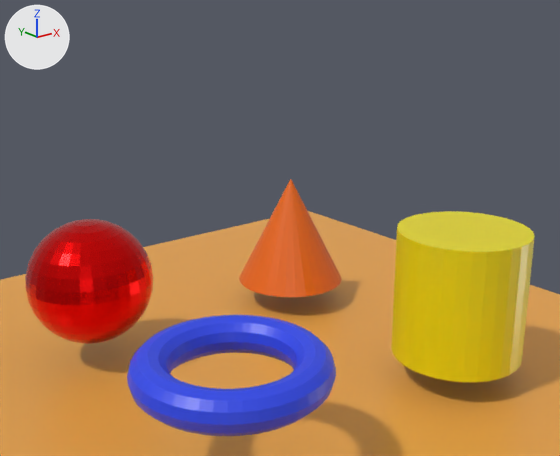
What one commit did to the glTF model Models/shapes.glb.
Camera for both pictures: a 50 mm lens placed at (-6.97, -9.16, 5.87), pointed at (-0.06, -0.53, 2.41). The axes (+X, +Y, +Z) are drawn at upper left. The lights are the same throughout. Where no turn or scale is listed for an object, it has been applied to the vertices.
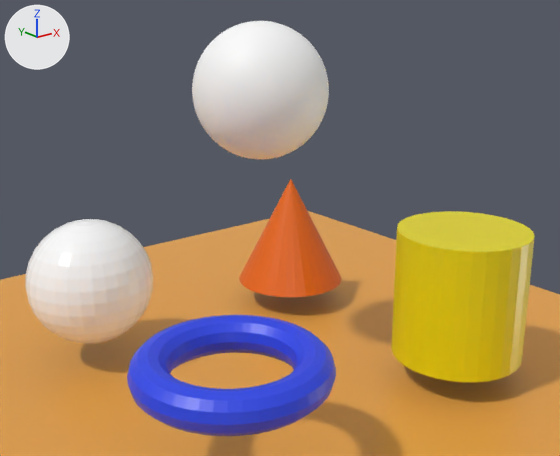
Edits to the scene script, one JSON object a line:
```json
{"op": "set", "path": "mat_red_002.metallic", "old": "0.91", "new": "0.0"}
{"op": "set", "path": "mat_red_002.base_color", "old": "(0.8, 0.0015, 0.00186)", "new": "(1.0, 1.0, 1.0)", "note": "red #e70506 -> white #ffffff"}
{"op": "add", "block": "mat_material", "code": ["mat_material = principled_material('Material')", "mat_material.base_color = (1.0, 1.0, 1.0)  # white #ffffff"]}
{"op": "add", "block": "me_icosphere", "code": ["me_icosphere = bpy.data.meshes.new('Icosphere')", "me_icosphere.from_pydata(...)  # 2562 vertices, 5120 faces; spans x -1.0..1.0, y -1.0..1.0, z 3.38..5.38", "me_icosphere.materials.append(mat_material)  # white #ffffff"]}
{"op": "add", "block": "ob_icosphere", "code": ["ob_icosphere = bpy.data.objects.new('Icosphere', me_icosphere)", "ob_icosphere.location = (0.0, 0.0, 0.0)"]}
```

Boxes [x1, y1, x2, y2] around the edits, measured in the pictures (560 x 456 px):
```json
{"object": "Icosphere", "change": "added", "after": [192, 21, 329, 159]}
{"object": "Sphere", "change": "recoloured, surface changed", "before": [25, 219, 153, 344], "after": [25, 219, 153, 344]}
```
